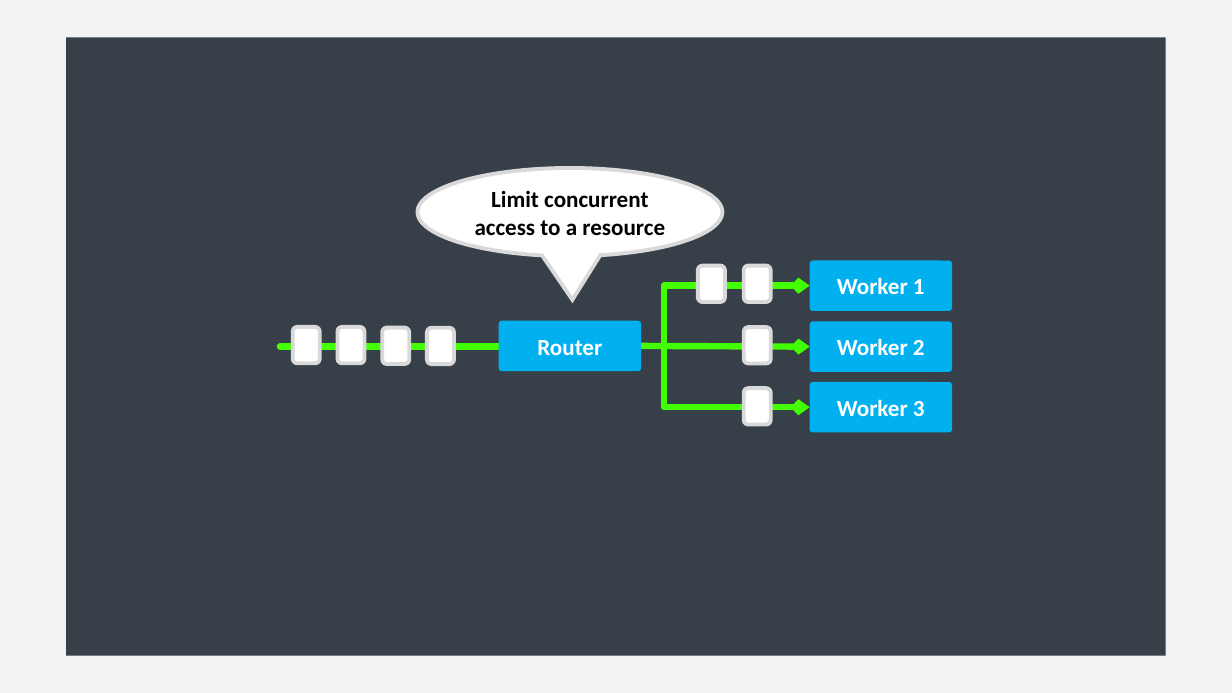
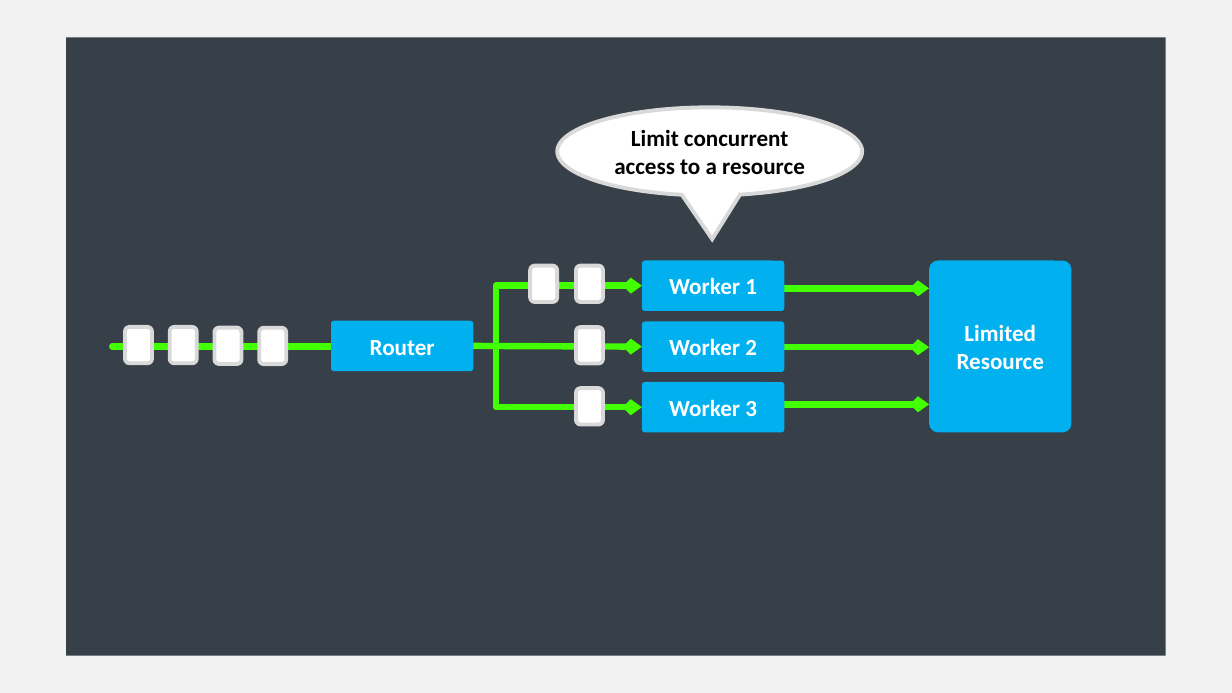
Before and after one commit to asynkron/website, a slide deck: slide 35 of media/logo.pptx. Drawn at 1232x693 pixels with LibreOffice and Linux fonts; fonts in the diff are those of the drawing. Boxes give left, top, right and bottom in pixels: in the first picture for what was removed or moved away, otherwise in the second. Text is boxed around its words. In the diff, an @@ line names an element or a change of style, - is before the commit and + after.

```diff
--- a/media/logo.pptx
+++ b/media/logo.pptx
@@ speech bubble "Limit concurrent access to a ...": place and size @@
-speech bubble "Limit concurrent access to a ..." at <box>418,168,723,256</box>
+speech bubble "Limit concurrent access to a ..." at <box>557,107,862,195</box>
@@ rounded rectangle added at <box>930,261,1072,433</box>, fill #00B0EF, 18 pt, text #FFFFFF, bold @@
+Limited Resource
@@ arrow added from (785, 288) to (930, 288), #42FF02 5 pt @@
@@ 3 rounded rectangles: place and size @@
-3 rounded rectangles at <box>337,265,725,364</box>
+3 rounded rectangles at <box>170,265,557,364</box>
@@ 9 rounded rectangles, 2 elbow arrows, 1 line, 1 arrow: place and size @@
-9 rounded rectangles, 2 elbow arrows, 1 line, 1 arrow at <box>280,261,952,433</box>
+9 rounded rectangles, 2 elbow arrows, 1 line, 1 arrow at <box>112,261,785,433</box>
@@ arrow added from (785, 348) to (930, 348), #42FF02 5 pt @@
@@ arrow added from (785, 405) to (930, 405), #42FF02 5 pt @@
```
Also in this commit, not shown: 6 other files.
